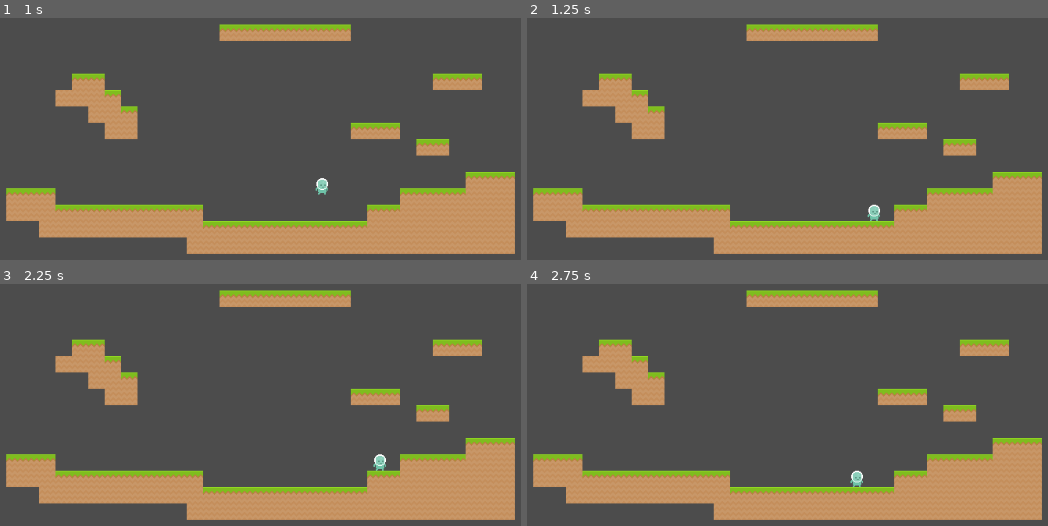
Above: before the commit, frames 1-4 (two rows, left to right).
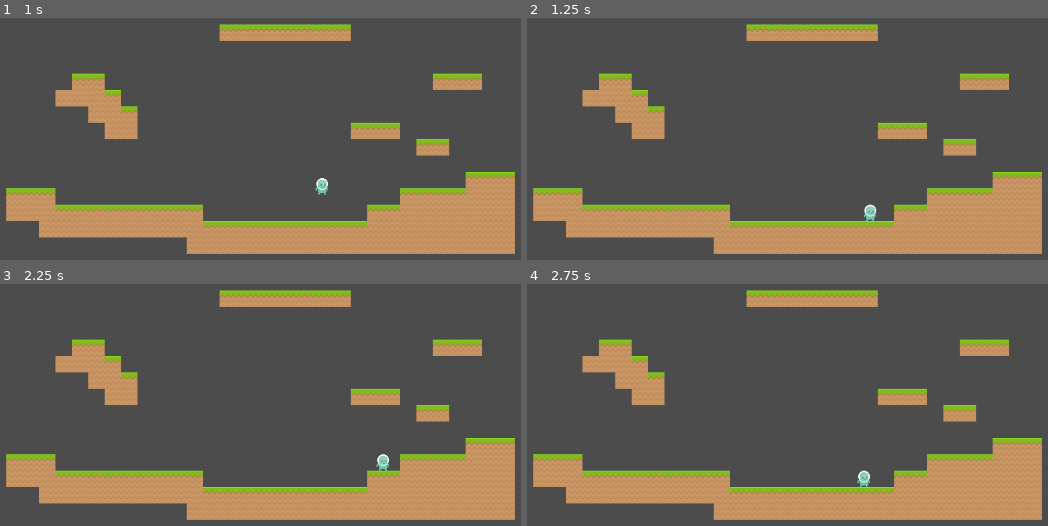
Above: after the commit, the same moments.

Repository: ItsSeaJay/montblanc-platinum
Game: Godot game, scene res://Main.tscn
Same seed, same stepped clock (60 frames per second), same inputs: the game is played once before the commit and once after it.
Inputs:
- Up to frame 1 (1 s): tap Enter (ui_accept) at 0.5, 0.77 s; hold Right (ui_right) from 0.53 s (still down)
- Up to frame 2 (1.25 s): keep holding Right (ui_right)
- Up to frame 3 (2.25 s): tap Enter (ui_accept) at 1.52 s; release Right (ui_right) at 2.03 s; hold Left (ui_left) from 2.03 s (still down)
- Up to frame 4 (2.75 s): keep holding Left (ui_left)

Frame 1 is identical in both runs. In frame 2, 0.2% of the frame differs, in the area x 64-68%, y 76-84%; in frame 3, 0.1%; in frame 4, 0.2%, in the area x 61-66%, y 76-84%.

Commit message:
Fix bug where player would transition into Idle State and slide around

Diff:
--- a/player/Player.gd
+++ b/player/Player.gd
@@ -1,11 +1,4 @@
 extends KinematicBody2D
-
-enum State {
-	STATE_GROUNDED,
-	STATE_JUMP,
-	STATE_JUMP_CANCEL,
-	STATE_FALL,
-}
 
 export (int) var jump_height = 128
 export (int) var jump_ascend_distance = 128
--- a/player/states/IdleState.gd
+++ b/player/states/IdleState.gd
@@ -4,6 +4,7 @@
 	if Input.is_action_pressed("ui_left") or Input.is_action_pressed("ui_right"):
 		emit_signal("state_finished", "RunState")
 
+	owner.velocity.x = 0
 	owner.velocity.y += owner.fall_gravity
 
 	if owner.is_on_floor():
--- a/player/states/RunState.gd
+++ b/player/states/RunState.gd
@@ -18,4 +18,5 @@
 		emit_signal("state_finished", "FallState")
 
 	if owner.velocity.x == 0:
-		emit_signal("state_finished", "IdleState")
+		if not Input.is_action_pressed("ui_left") and not Input.is_action_pressed("ui_right"):
+			emit_signal("state_finished", "IdleState")
